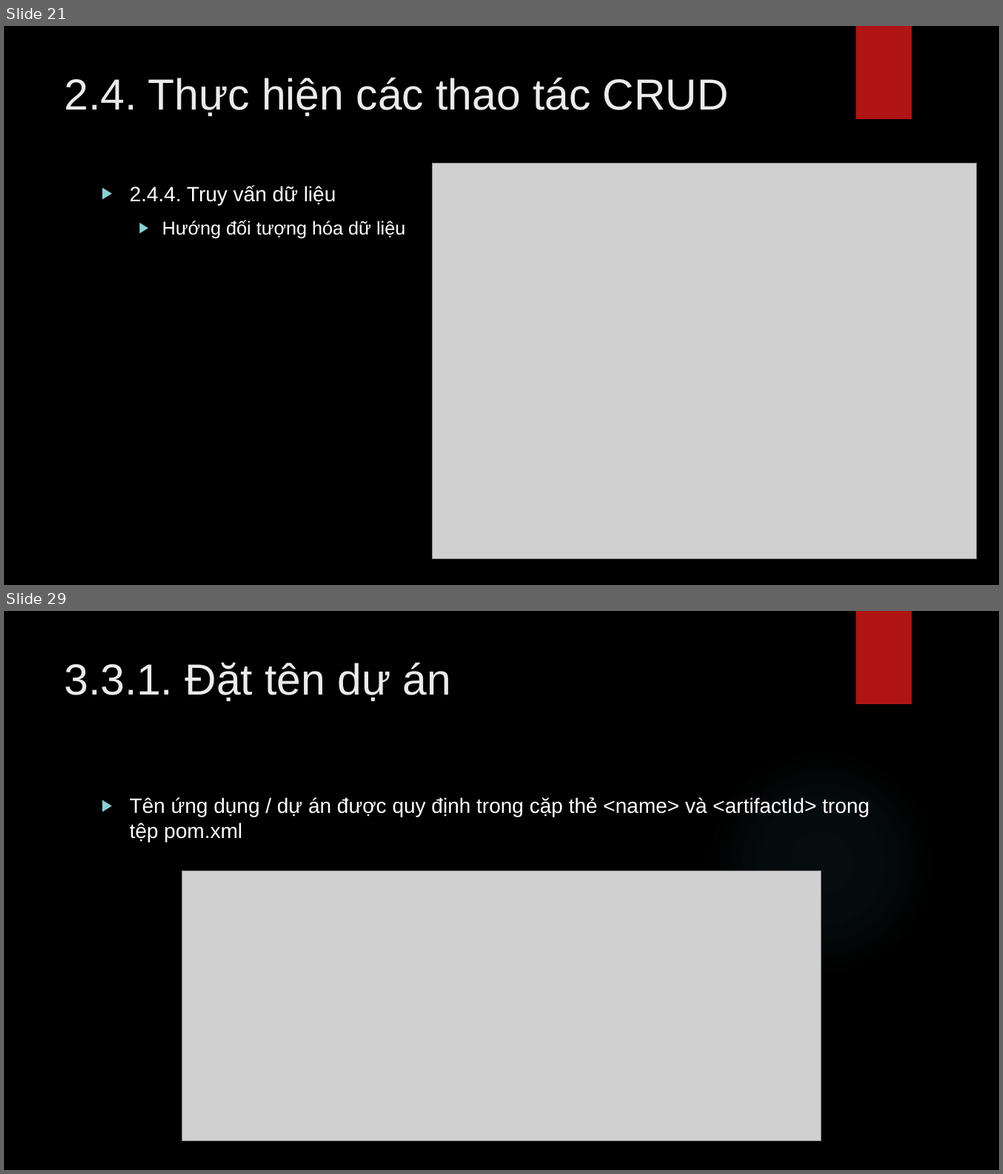
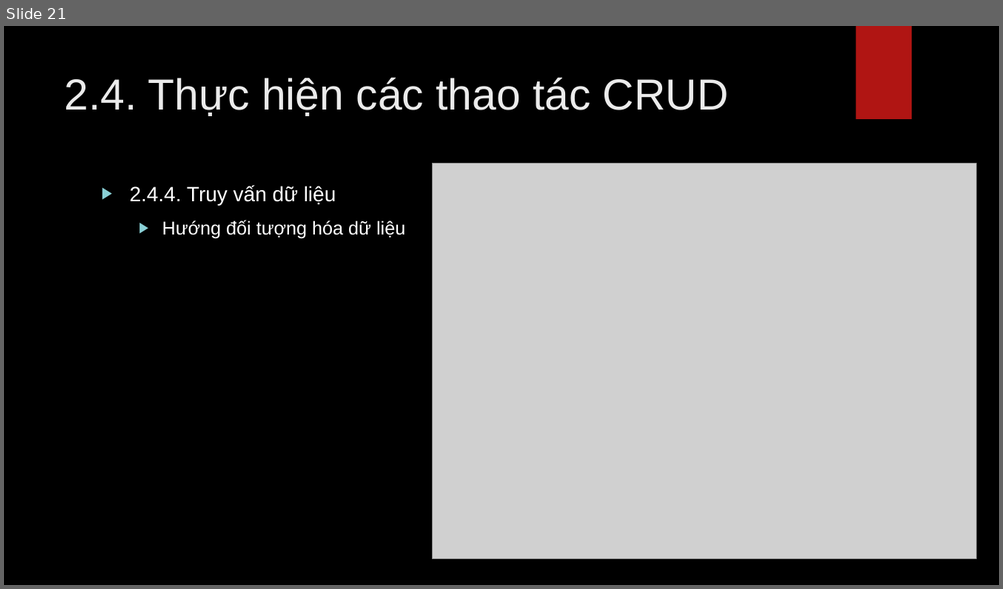
Before and after one commit to lequochai26/GDUTraining_Basic_Java_Web_Development, a slide deck: Slides/Day_6_2.pptx. Shown one above the other, each under a label of ours: slides 21 and 29 before the commit, slide 21 after it; the slides between them are not shown. The pictures are 1003x1174 and 1003x589 pixels, drawn with LibreOffice and Linux fonts; fonts in the diff are those of the drawing; grey boxes stand for pictures; background and template pictures are left out. Boxes give left, top, right and bottom in pixels: in the first picture for what was removed or moved away, otherwise in the second. Text is boxed around its words. In the diff, an @@ line names an element or a change of style, - is before the commit and + after.

```diff
--- a/Slides/Day_6_2.pptx
+++ b/Slides/Day_6_2.pptx
@@ slide 29 removed at [4,611,999,1170], background picture (left out); not listed: 2 template elements that a slide beside it also shows @@
@@ title removed at [64,662,451,701] @@
-3.3.1. Đặt tên dự án
@@ text removed at [130,797,869,842] @@
-▶ Tên ứng dụng / dự án được quy định trong cặp thẻ <name> và <artifactId> trong tệp pom.xml
@@ picture removed at [182,871,821,1142] @@
```
Also in this commit, not shown: 1 slide changed, 12 other slides removed.
